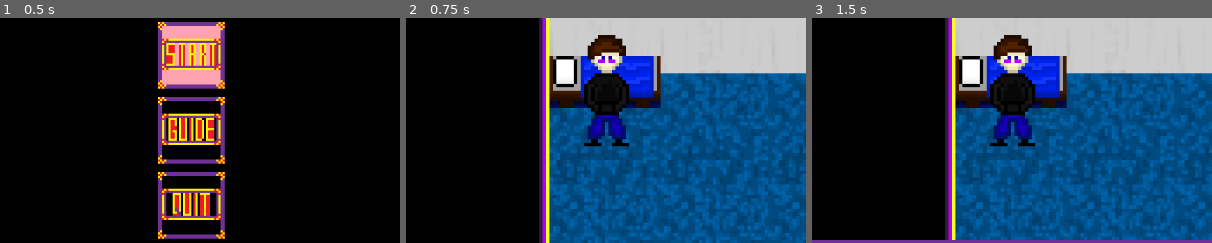
Above: before the commit, frames 1-3 (left to right).
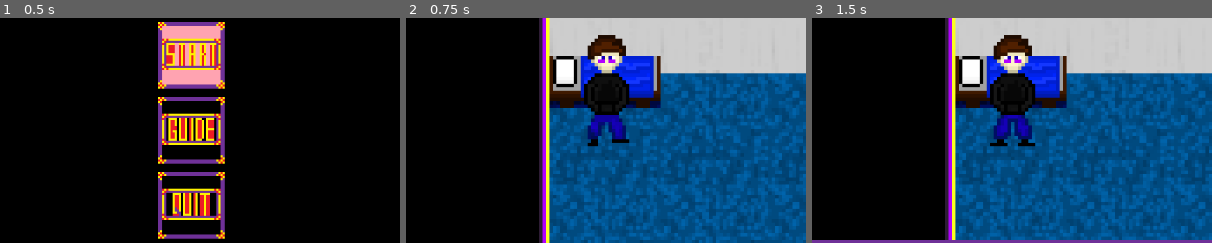
Above: after the commit, the same moments.

Repository: Vaisaz/yumeNikkiFangame
Game: Godot game, scene res://scenes/menu.tscn
Two runs of this game, one before a commit and one after it. Both use one fixed random seed, a clock stepped at 60 frames per second and the inputs below. Sound files missing from this copy of the repository are replaced by a short silence.
Inputs (mouse positions are % of the whole screen's width and height, from its top left):
- Up to frame 1 (0.5 s): no input
- Up to frame 2 (0.75 s): click (49, 50) at 0.5 s
- Up to frame 3 (1.5 s): tap Enter at 1.25 s; hold Right (right) from 1.28 s (still down); hold E (interact) from 1.28 s (still down)
The pictures show only the part of the screen within x 25-75%, y 42-92%; the shares and areas given below are measured in that part.

Frame 1 is identical in both runs. In frame 2, 0.4% of the frame differs, in the area x 44-56%, y 43-57%; in frame 3, nothing differs.

Commit message:
Walk Update

Diff:
--- a/scripts/jon.gd
+++ b/scripts/jon.gd
@@ -17,7 +17,7 @@
 	else:
 		transitioning = false
 		if input_direction == Vector2(0, 0):
-			animated_sprite_2d.play("idle")
+			animated_sprite_2d.stop()
 		elif input_direction == Vector2(0, -1):
 			animated_sprite_2d.play("up")
 		elif input_direction == Vector2(0, 1):
@@ -26,6 +26,18 @@
 			animated_sprite_2d.play("left")
 		elif input_direction == Vector2(1, 0):
 			animated_sprite_2d.play("right")
+		elif input_direction == Vector2(1, 1):
+			input_direction = Vector2(0, 0)
+			animated_sprite_2d.play("idle")
+		elif input_direction == Vector2(1, -1):
+			input_direction = Vector2(0, 0)
+			animated_sprite_2d.play("idle")
+		elif input_direction == Vector2(-1, 1):
+			input_direction = Vector2(0, 0)
+			animated_sprite_2d.play("idle")
+		elif input_direction == Vector2(-1, -1):
+			input_direction = Vector2(0, 0)
+			animated_sprite_2d.play("idle")
 
 		velocity = input_direction * speed
 
